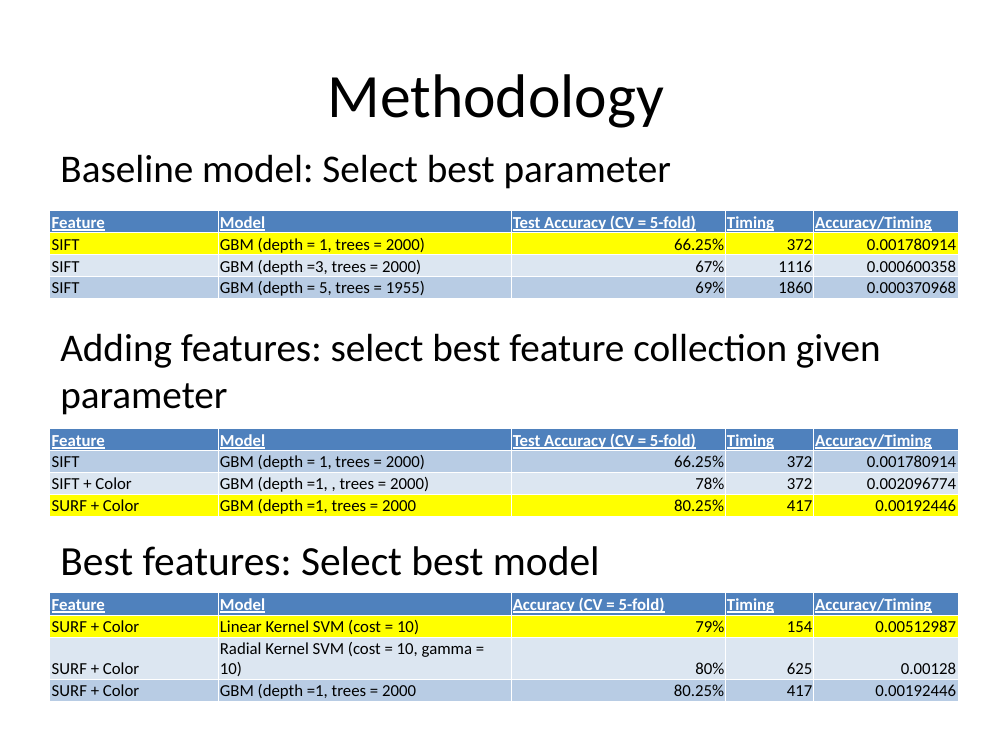
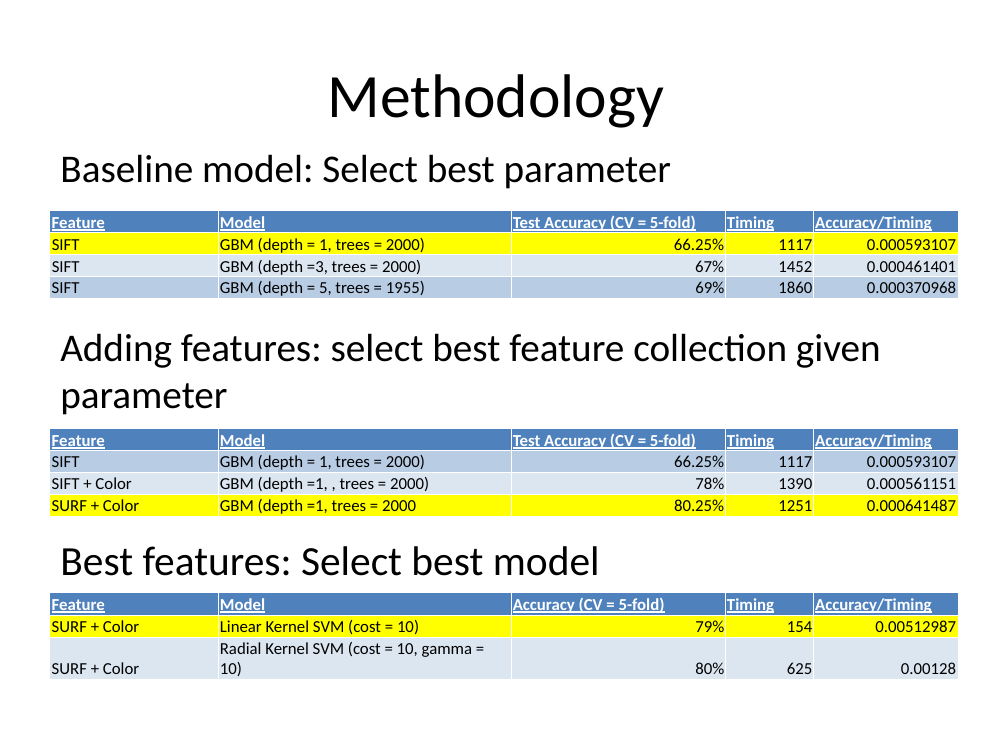
Before and after one commit to TZstatsADS/Fall2016-proj3-grp1, a slide deck: slide 2 of doc/Image Presentation.pptx. Drawn at 1008x756 pixels with LibreOffice and Linux fonts; fonts in the diff are those of the drawing. Boxes give left, top, right and bottom in pixels: in the first picture for what was removed or moved away, otherwise in the second. Text is boxed around its words. In the diff, an @@ line names an element or a change of style, - is before the commit and + after.

```diff
--- a/doc/Image Presentation.pptx
+++ b/doc/Image Presentation.pptx
@@ table at bbox=[50, 211, 959, 300] @@
-row 2, column 4: 372
+row 2, column 4: 1117
-row 2, column 5: 0.001780914
+row 2, column 5: 0.000593107
-row 3, column 4: 1116
+row 3, column 4: 1452
-row 3, column 5: 0.000600358
+row 3, column 5: 0.000461401
@@ table at bbox=[50, 428, 959, 518] @@
-row 2, column 4: 372
+row 2, column 4: 1117
-row 2, column 5: 0.001780914
+row 2, column 5: 0.000593107
-row 3, column 4: 372
+row 3, column 4: 1390
-row 3, column 5: 0.002096774
+row 3, column 5: 0.000561151
-row 4, column 4: 417
+row 4, column 4: 1251
-row 4, column 5: 0.00192446
+row 4, column 5: 0.000641487
@@ table at bbox=[50, 593, 959, 680] @@
-row 4: SURF + Color | GBM (depth =1, trees = 2000 | 80.25% | 417 | 0.00192446
```
